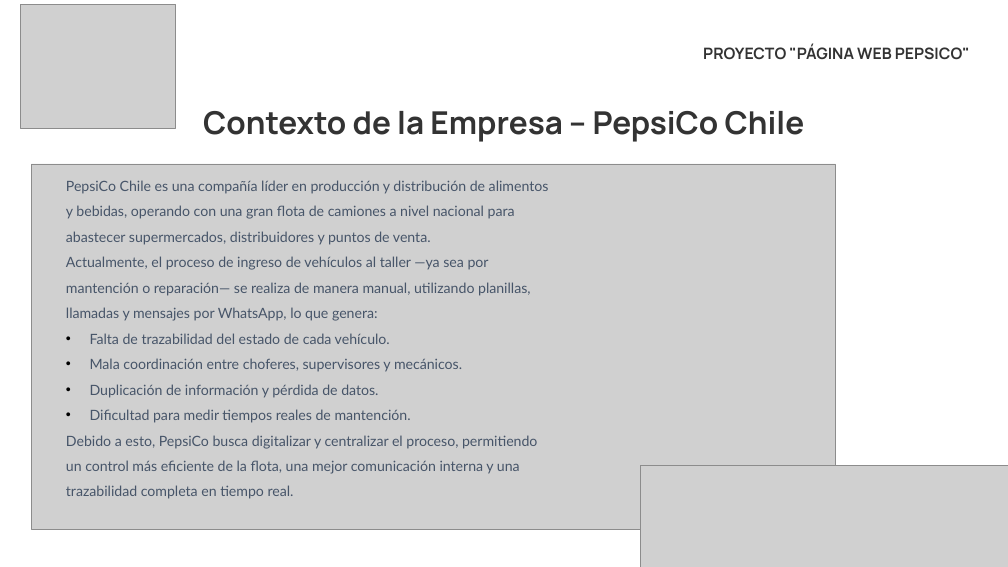
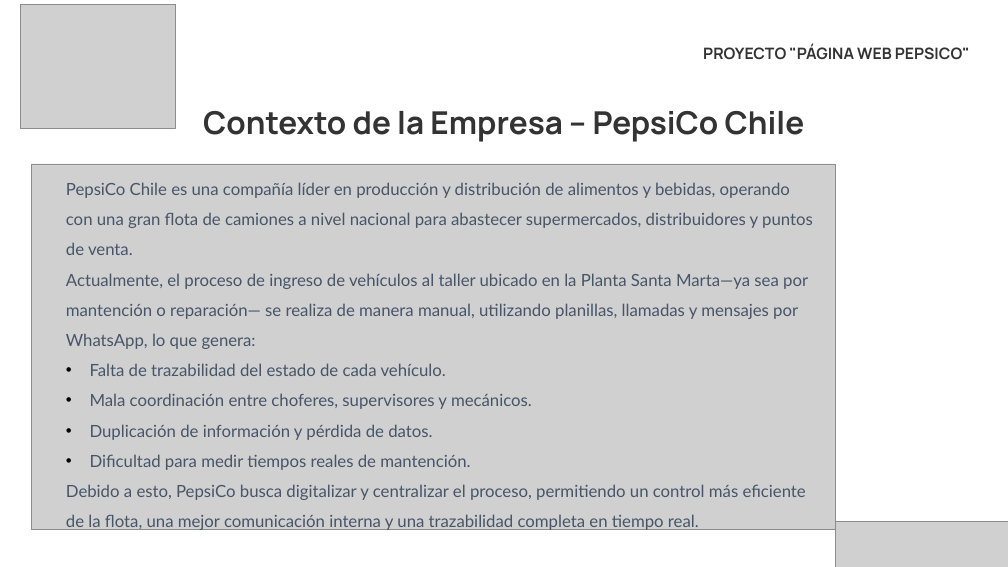
Before and after one commit to benbravo23/Capstone, a slide deck: slide 3 of Fase 3/Evidencias Grupales/Presentacion_Final_Del_Proyecto.pptx (slide 4 before the commit). Drawn at 1008x567 pixels with LibreOffice and Linux fonts; fonts in the diff are those of the drawing; grey boxes stand for pictures. Boxes give left, top, right and bottom in pixels: in the first picture for what was removed or moved away, otherwise in the second. Text is boxed around its words. In the diff, an @@ line names an element or a change of style, - is before the commit and + after.

```diff
--- a/Fase 3/Evidencias Grupales/Presentacion_Final_Del_Proyecto.pptx
+++ b/Fase 3/Evidencias Grupales/Presentacion_Final_Del_Proyecto.pptx
@@ text at box(66, 182, 813, 531): size 13.5 to 16 pt in "PepsiCo Chile es una compañía líder en ...", "Falta de trazabilidad del estado de cada ...", "Mala coordinación entre choferes, supervisores y mecánicos.", "Duplicación de información y pérdida de datos." and 2 more places @@
@@ text at box(66, 273, 808, 349): text changed; size 13.5 to 16 pt @@
-Actualmente, el proceso de ingreso de vehículos al taller —ya sea por mantención o reparación— se realiza de manera manual, utilizando planillas, llamadas y mensajes por WhatsApp, lo que genera:
+Actualmente, el proceso de ingreso de vehículos al taller ubicado en la Planta Santa Marta—ya sea por mantención o reparación— se realiza de manera manual, utilizando planillas, llamadas y mensajes por WhatsApp, lo que genera:
@@ picture: place and size @@
-picture at box(640, 466, 1008, 567)
+picture at box(836, 521, 1008, 567)
```
Also in this commit, not shown: 4 other slides changed, 2 slides added, 9 slides removed.
